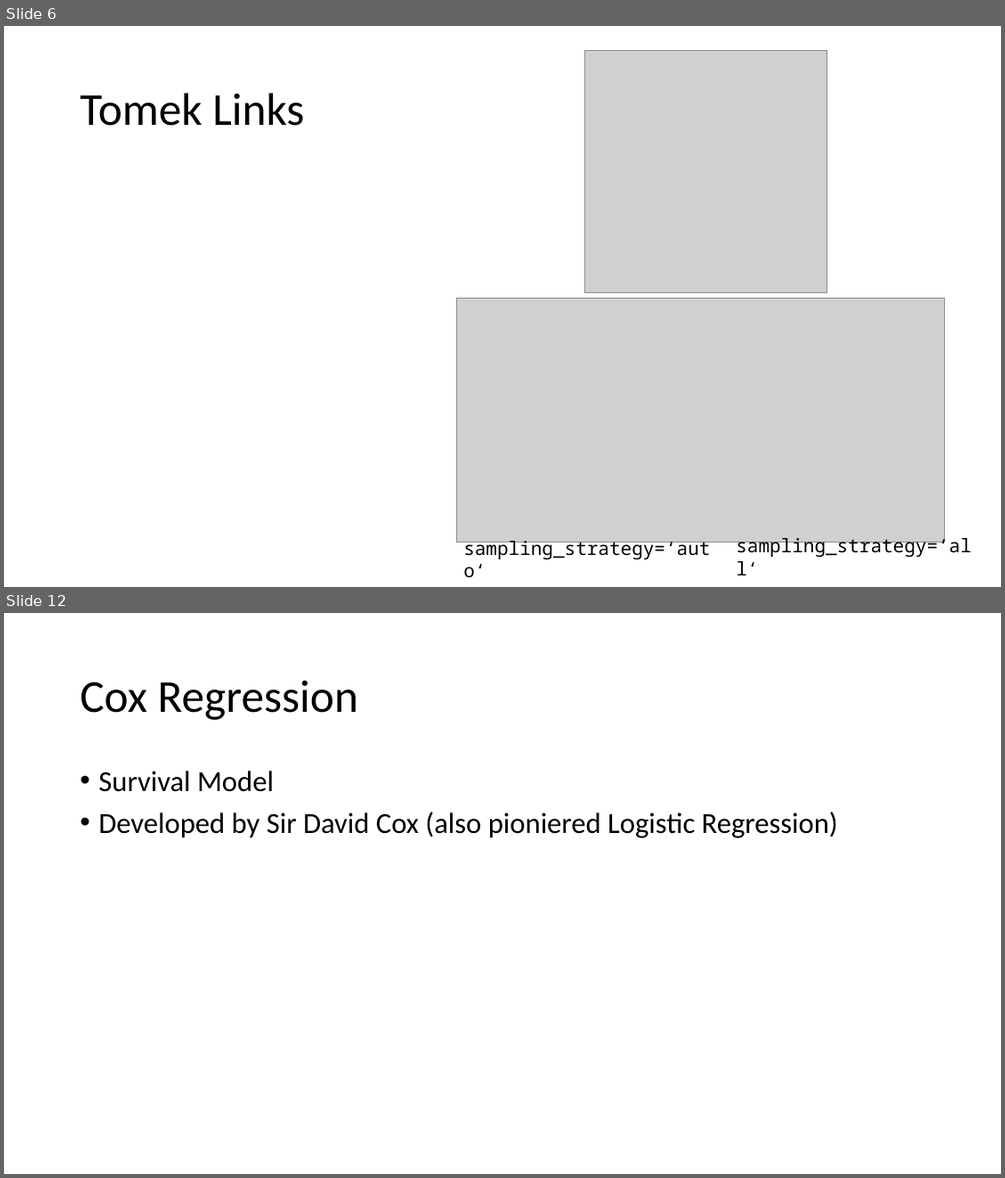
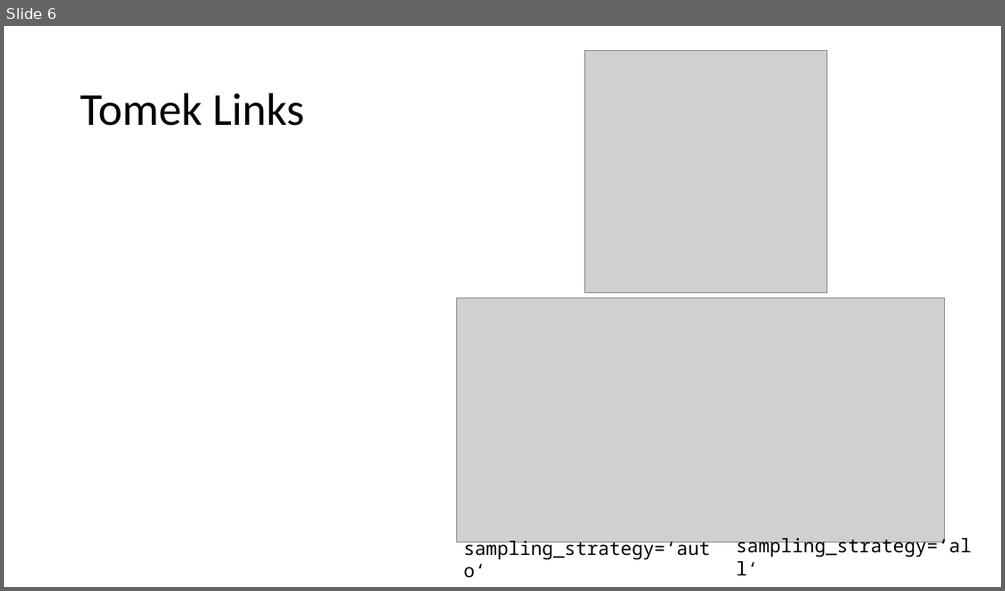
Before and after one commit to Nokix/powerpoints, a slide deck: More Machine Learning with Python.pptx. Shown one above the other, each under a label of ours: slides 6 and 12 before the commit, slide 6 after it; the slides between them are not shown. The pictures are 1005x1178 and 1005x591 pixels, drawn with LibreOffice and Linux fonts; fonts in the diff are those of the drawing; grey boxes stand for pictures. Boxes give left, top, right and bottom in pixels: in the first picture for what was removed or moved away, otherwise in the second. Text is boxed around its words. In the diff, an @@ line names an element or a change of style, - is before the commit and + after.

```diff
--- a/More Machine Learning with Python.pptx
+++ b/More Machine Learning with Python.pptx
@@ slide 12 removed at box(4, 613, 1001, 1174), background #FFFFFF @@
@@ title removed at box(80, 680, 358, 720) @@
-Cox Regression
@@ text removed at box(98, 771, 838, 838) @@
-• Survival Model
-• Developed by Sir David Cox (also pioniered Logistic Regression)
```
Also in this commit, not shown: 3 slides changed, 2 slides added, 10 other slides removed, 4 other files.
